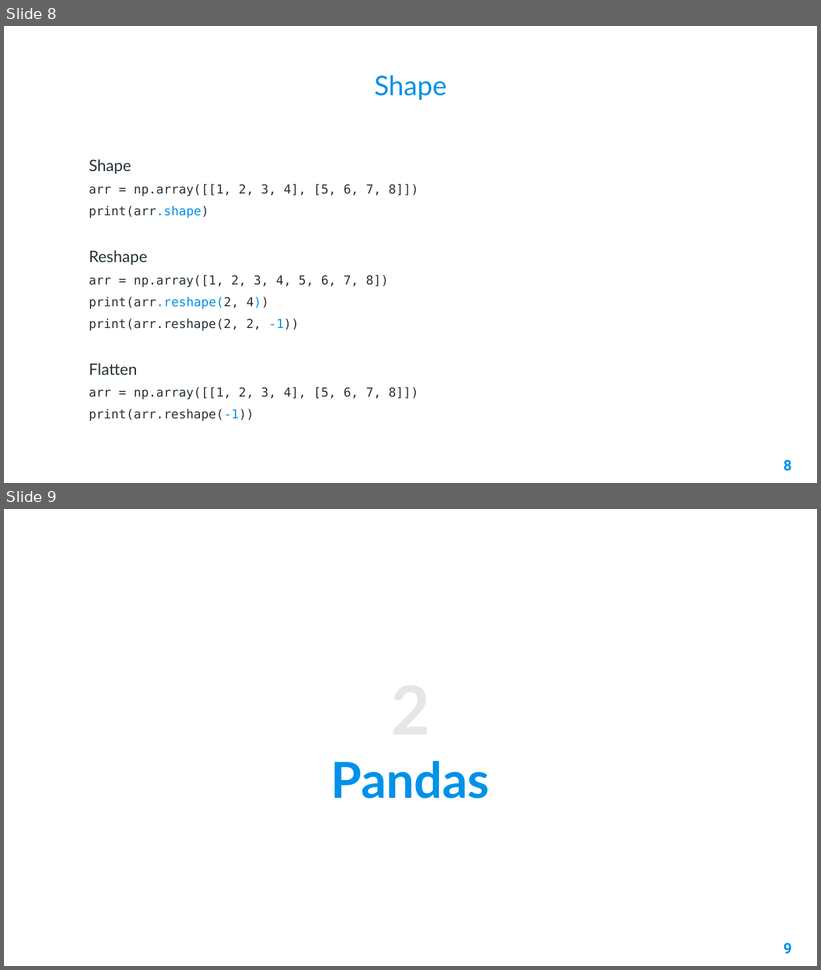
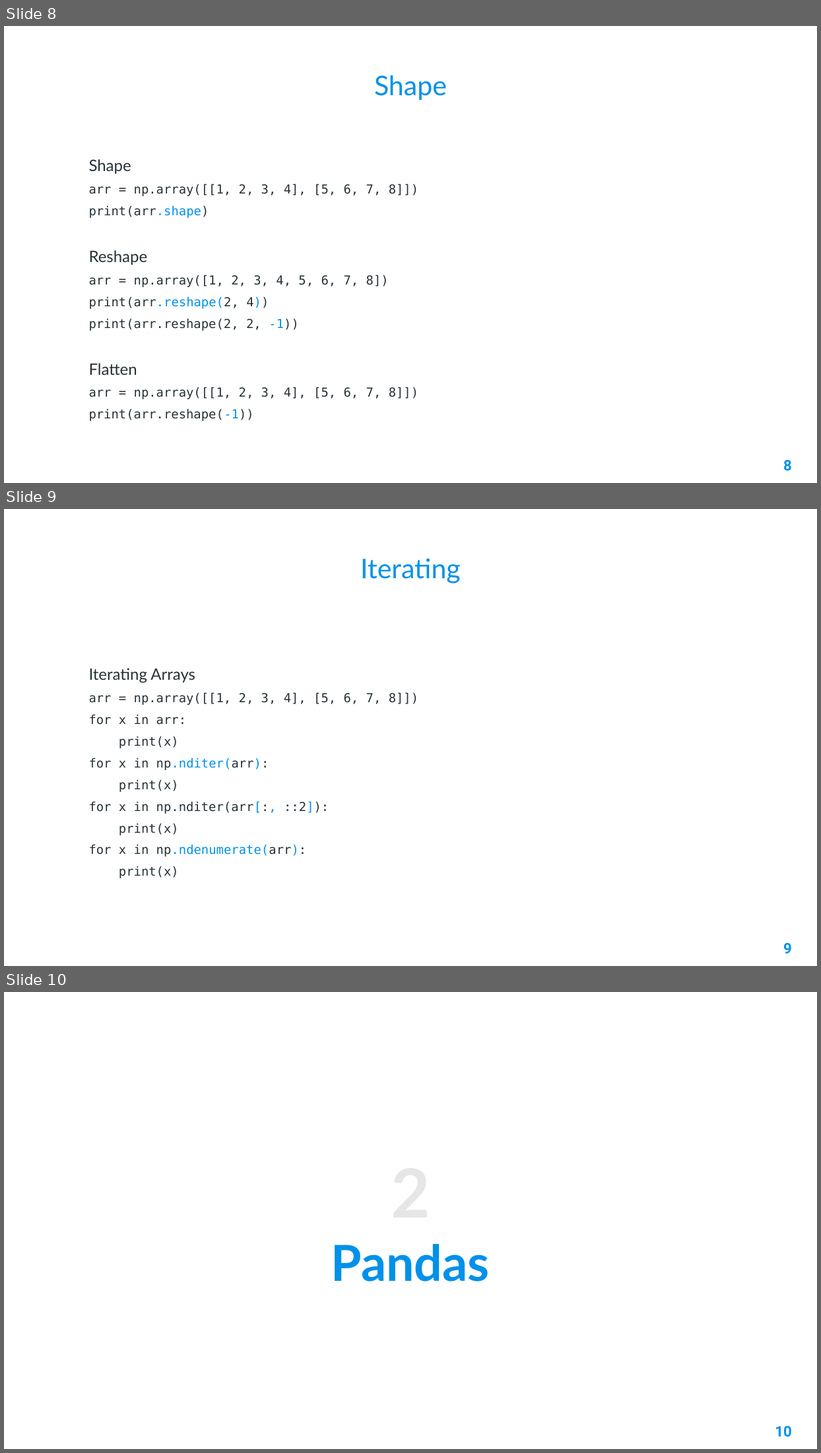
Before and after one commit to AleeRezaa/learn-python, a slide deck: 2 Data Science.pptx. Shown one above the other, each under a label of ours: slides 8 and 9 before the commit, slides 8, 9 and 10 after it. The pictures are 821x970 and 821x1453 pixels, drawn with LibreOffice and Linux fonts; fonts in the diff are those of the drawing; background and template pictures are left out. Boxes give left, top, right and bottom in pixels: in the first picture for what was removed or moved away, otherwise in the second. Text is boxed around its words. In the diff, an @@ line names an element or a change of style, - is before the commit and + after.

Commit message:
add numpy iterating to data science

```diff
--- a/2 Data Science.pptx
+++ b/2 Data Science.pptx
@@ slide 9 added at (4, 509, 817, 966), background picture (left out) @@
@@ title added at (360, 559, 461, 584), 24 pt, text #0091EA @@
+Iterating
@@ text added at (89, 668, 418, 879), 11 pt, text #263238 @@
+Iterating Arrays
+arr = np.array([[1, 2, 3, 4], [5, 6, 7, 8]])
+for x in arr:
+print(x)
+for x in np.nditer(arr):
+print(x)
+for x in np.nditer(arr[:, ::2]):
+print(x)
+for x in np.ndenumerate(arr):
+print(x)
@@ page number added at (783, 943, 792, 954), 13 pt, text #0091EA, bold @@
+9
@@ what was slide 9 is now slide 10 @@
@@ page number at (775, 1426, 791, 1438): text changed @@
-9
+10
```
Also in this commit, not shown: 1 slide changed.
